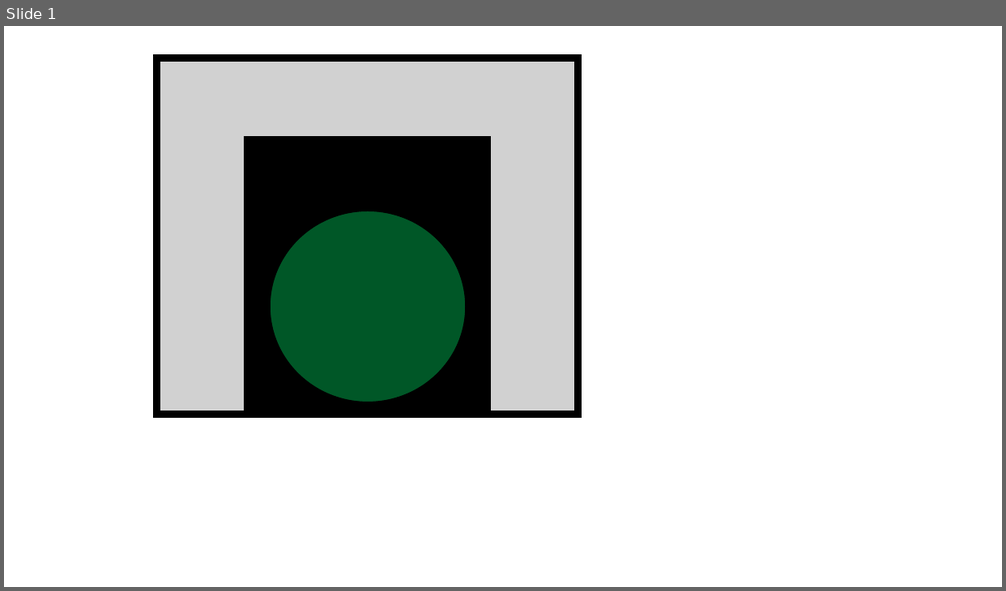
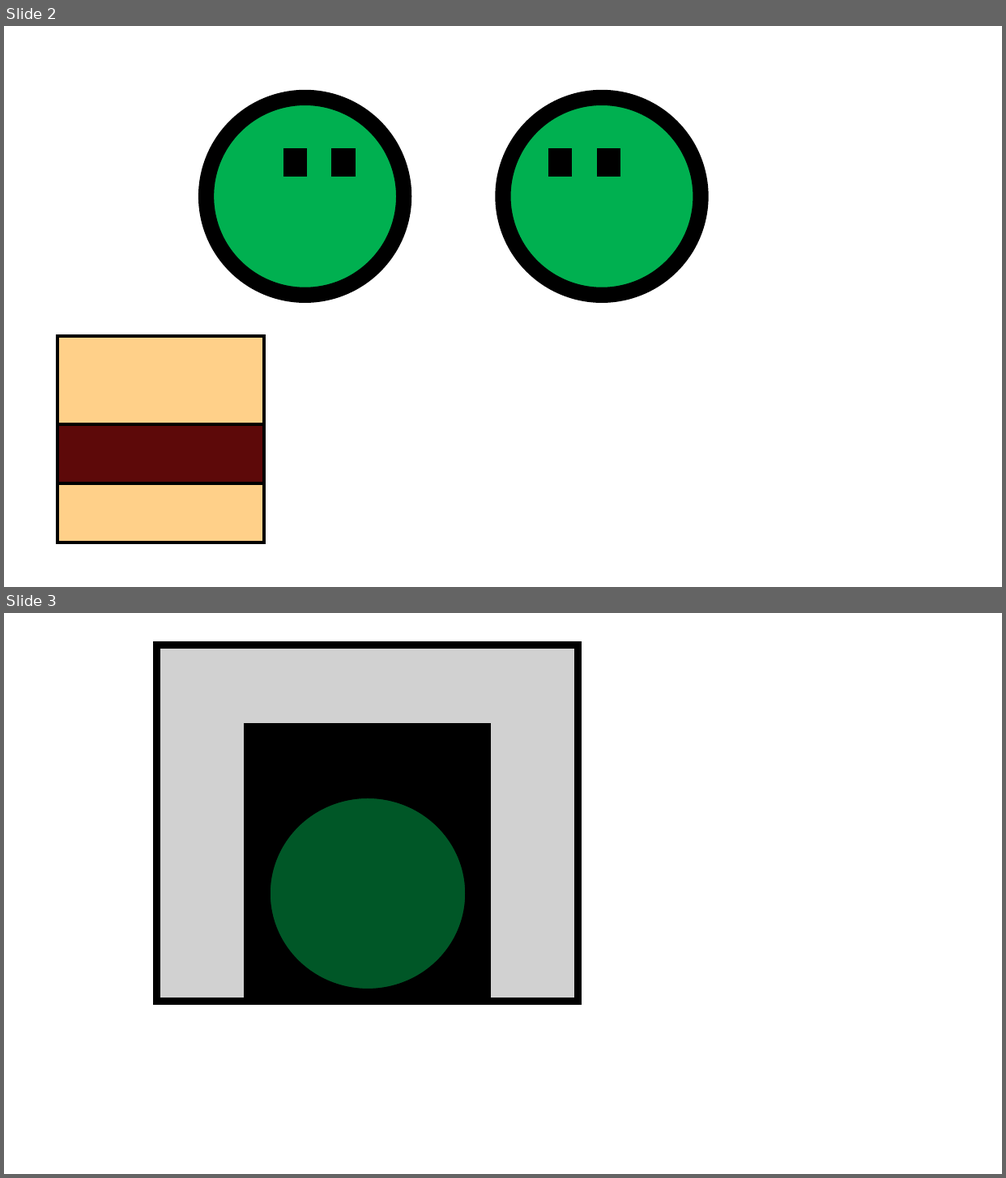
Before and after one commit to JoqTheJJ/IC-8048-Simulador_Virus, a slide deck: Documentacion/Sprites o imagenes/Sprites.pptx. Shown one above the other, each under a label of ours: slide 1 before the commit, slides 2 and 3 after it. The pictures are 1006x591 and 1006x1178 pixels, drawn with LibreOffice and Linux fonts; fonts in the diff are those of the drawing. Boxes give left, top, right and bottom in pixels: in the first picture for what was removed or moved away, otherwise in the second. Text is boxed around its words. In the diff, an @@ line names an element or a change of style, - is before the commit and + after.

```diff
--- a/Documentacion/Sprites o imagenes/Sprites.pptx
+++ b/Documentacion/Sprites o imagenes/Sprites.pptx
@@ slide 2 added at [4,26,1002,587], background #FFFFFF @@
@@ ellipse added at [206,98,404,296], fill #00B050, outline #000000 15 pt @@
@@ ellipse added at [503,98,701,296], fill #00B050, outline #000000 15 pt @@
@@ rectangle added at [292,156,300,169], fill #000000, outline #000000 15 pt @@
@@ rectangle added at [339,156,347,169], fill #000000, outline #000000 15 pt @@
@@ rectangle added at [556,156,565,169], fill #000000, outline #000000 15 pt @@
@@ rectangle added at [604,156,612,169], fill #000000, outline #000000 15 pt @@
@@ rectangle added at [58,337,265,425], fill #FFD089, outline #000000 3 pt @@
@@ rectangle added at [58,425,265,484], fill #5D0909, outline #000000 3 pt @@
@@ rectangle added at [58,484,265,544], fill #FFD089, outline #000000 3 pt @@
@@ what was slide 1 is now slide 3 @@
```
Also in this commit, not shown: 1 other slide added, 1 other file.
